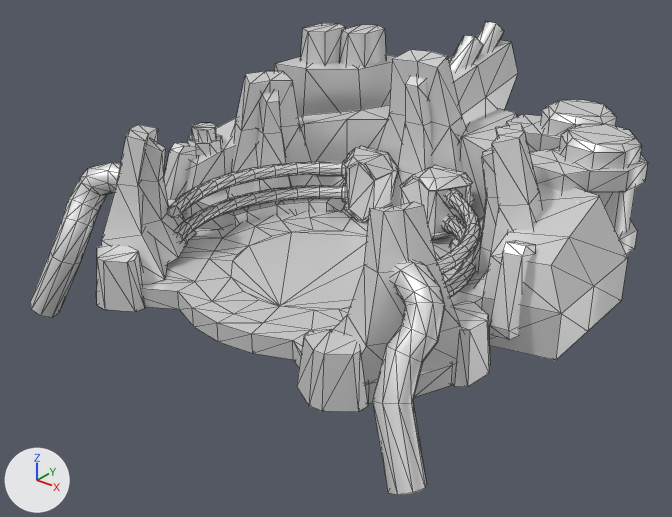
An edit to the glTF model glb/legalab.glb, drawn before and after from the same camera.
Rendered twice from a 50 mm lens placed at (145.5, -195.2, 116.1), pointed at (-1.9, -10.9, 1.8). Arrows for +X, +Y and +Z are at lower left; the lights stay in place. The older version comes first. Mesh edges are drawn as thin lines on the coarser meshes.

Objects in the first picture: 'arml', 'armr', 'base', 'exhaust'.
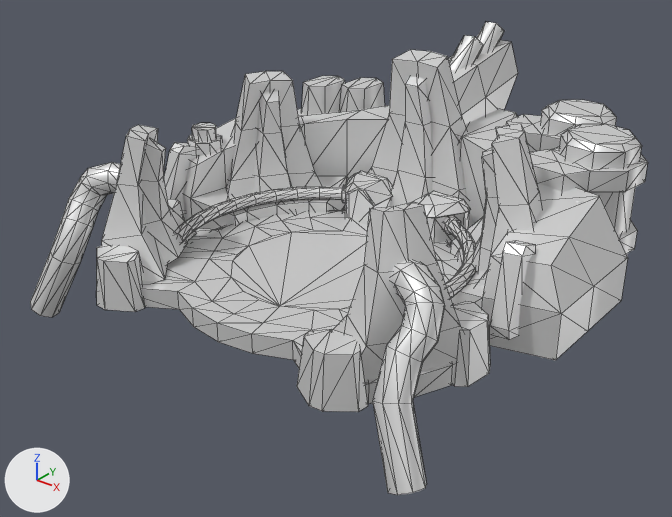
What differs and where, as boxes (x1, y1, x2, y2) in the pictures (672 x 517 px):
'armr', moved: before (167, 146, 399, 243); after (175, 171, 393, 243)
'exhaust', moved: before (274, 23, 397, 116); after (297, 76, 385, 116)
'arml', moved: before (400, 165, 480, 297); after (413, 191, 476, 299)

The change, as a diff of the scene's bpy script:
```diff
--- a/glb/legalab.glb.py
+++ b/glb/legalab.glb.py
@@ ob_arml @@
 ob_arml.parent = ob_base
-ob_arml.location = (13.21, 43.99, 8.55)
+ob_arml.location = (13.21, 43.99, 0.417)
@@ ob_armr @@
 ob_armr.parent = ob_base
-ob_armr.location = (-13.21, 43.99, 8.55)
+ob_armr.location = (-13.21, 43.99, 0.417)
@@ ob_exhaust @@
 ob_exhaust.parent = ob_base
-ob_exhaust.location = (-43.5, 64.63, 17.68)
+ob_exhaust.location = (-43.5, 64.63, 0.25)
```
